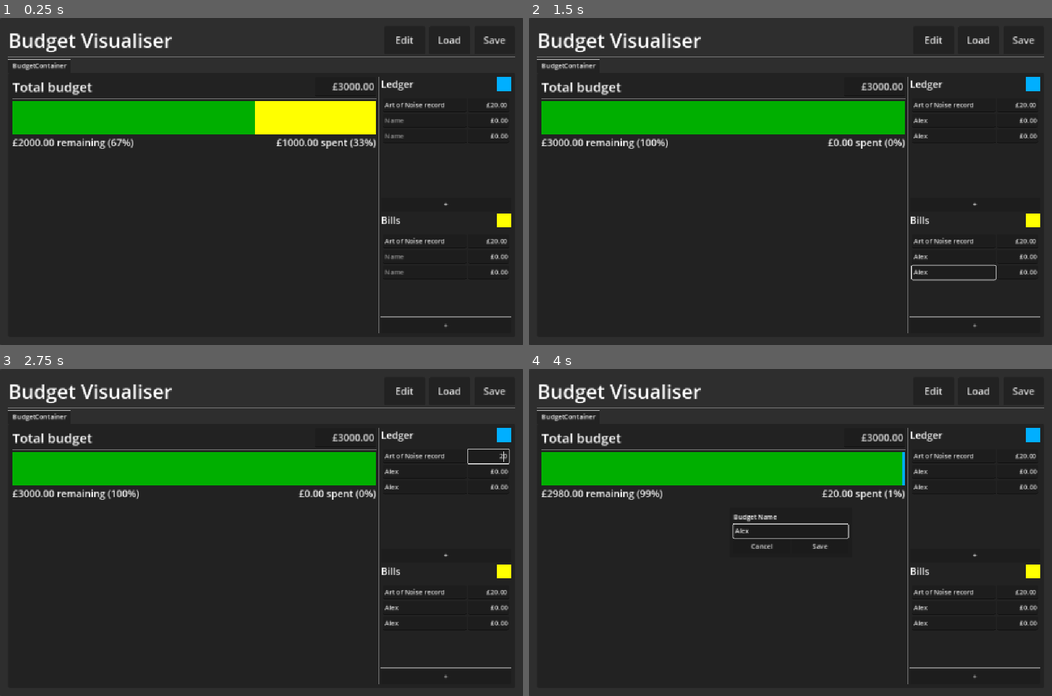
Above: before the commit, frames 1-4 (two rows, left to right).
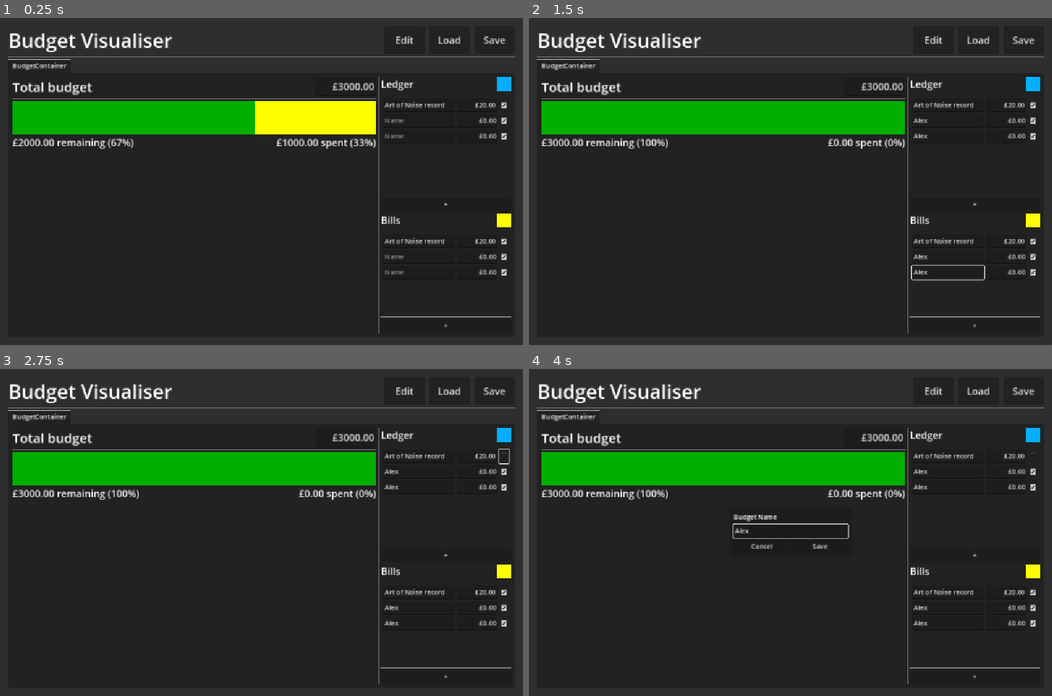
Above: after the commit, the same moments.

Repository: phrasmotica/budget-visualiser
Game: Godot game, scene res://app.tscn
The game is run twice, just before and just after one commit, with the same random seed, the same clock (stepped at 60 frames per second) and the same inputs.
Inputs (mouse positions are in pixels of both pictures, inside the frame that each line leads up to):
- Up to frame 1 (0.25 s): no input
- Up to frame 2 (1.5 s): click (952, 119) at 0.52 s; type "Alex" at 0.6 s; click (952, 135) at 0.75 s; type "Alex" at 0.83 s; click (952, 256) at 0.98 s; type "Alex" at 1.07 s; click (952, 273) at 1.27 s; type "Alex" at 1.35 s
- Up to frame 3 (2.75 s): click (502, 457) at 2.02 s
- Up to frame 4 (4 s): click "Edit" at 2.75 s; click (790, 529) at 3.52 s; type "Alex" at 3.6 s

The runs differ from the first frame. In frame 1, 0.4% of the frame differs, in the area x 90-98%, y 25-79%; in frame 2, 0.4%; in frame 3, 0.5%; in frame 4, 0.6%, in the area x 3-98%, y 25-79%.

Commit message:
Allow disabling individual transactions from appearing in the budget bar

Diff:
--- a/scenes/transaction_input.tscn
+++ b/scenes/transaction_input.tscn
@@ -30,8 +30,13 @@
 layout_mode = 2
 text = "X"
 
+[node name="CheckBox" type="CheckBox" parent="."]
+unique_name_in_owner = true
+layout_mode = 2
+
 [connection signal="focus_exited" from="NameEdit" to="." method="_on_name_edit_focus_exited"]
 [connection signal="text_changed" from="NameEdit" to="." method="_on_name_edit_text_changed"]
 [connection signal="text_submitted" from="NameEdit" to="." method="_on_name_edit_text_submitted"]
 [connection signal="amount_changed" from="AmountEdit" to="." method="_on_amount_edit_amount_changed"]
 [connection signal="pressed" from="DeleteButton" to="." method="_on_delete_button_pressed"]
+[connection signal="pressed" from="CheckBox" to="." method="_on_check_box_pressed"]
--- a/scripts/budget_panel.gd
+++ b/scripts/budget_panel.gd
@@ -69,7 +69,8 @@
 		print("Overwriting with %s %.2f" % [t.name, t.amount])
 		_transactions_internal.append(t as Transaction)
 
-	spent = _transactions_internal.map(func(t): return t.amount).reduce(sumf, 0)
+	var enabled_transactions := _transactions_internal.filter(transaction_is_enabled)
+	spent = enabled_transactions.map(func(t): return t.amount).reduce(sumf, 0)
 
 	var remaining := total_budget - spent
 	print("There is " + str(remaining) + " left in the budget")
@@ -81,7 +82,8 @@
 		print("Overwriting with %s %.2f" % [b.name, b.amount])
 		_bills_internal.append(b as Transaction)
 
-	bills_spent = _bills_internal.map(func(t): return t.amount).reduce(sumf, 0)
+	var enabled_bills := _bills_internal.filter(transaction_is_enabled)
+	bills_spent = enabled_bills.map(func(t): return t.amount).reduce(sumf, 0)
 
 	var remaining := total_budget - spent - bills_spent
 	print("There is " + str(remaining) + " left in the budget")
@@ -95,6 +97,9 @@
 	overwrite_bills(transactions)
 
 	broadcast()
+
+func transaction_is_enabled(t: Transaction):
+	return not t.disabled
 
 func sumf(accum: float, next: float):
 	return accum + next
--- a/scripts/transaction.gd
+++ b/scripts/transaction.gd
@@ -18,6 +18,13 @@
 
         handle_property_change_from_editor()
 
+@export
+var disabled := false:
+    set(value):
+        disabled = value
+
+        handle_property_change_from_editor()
+
 func handle_property_change_from_editor() -> void:
     if Engine.is_editor_hint():
         emit_changed()
--- a/scripts/transaction_input.gd
+++ b/scripts/transaction_input.gd
@@ -25,6 +25,9 @@
 @onready
 var delete_button: Button = %DeleteButton
 
+@onready
+var check_box: Button = %CheckBox
+
 signal adjust_transaction(transaction: Transaction)
 signal delete_transaction(input: TransactionInput, transaction: Transaction)
 
@@ -32,6 +35,7 @@
 	update_name()
 	update_amount()
 	update_delete_mode()
+	update_checkbox()
 
 func adjust():
 	if transaction:
@@ -53,9 +57,13 @@
 	if delete_button:
 		delete_button.visible = delete_mode
 
+func update_checkbox():
+	check_box.button_pressed = not transaction.disabled
+
 func handle_transaction_changed():
 	update_name()
 	update_amount()
+	update_checkbox()
 
 	adjust()
 
@@ -100,3 +108,10 @@
 
 func _on_delete_button_pressed() -> void:
 	delete_transaction.emit(self, transaction)
+
+func _on_check_box_pressed() -> void:
+	ensure_transaction()
+
+	transaction.disabled = not check_box.button_pressed
+
+	adjust()
